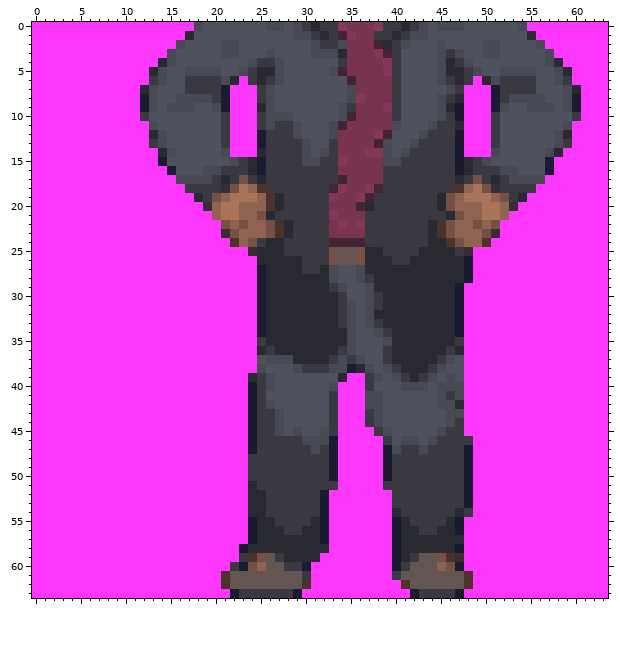
Pixel-art sprite: graphics/samuel_speech/samuel_bottom.png. That is the earlier state.
The file is 64x64 pixels.
Now the later version:
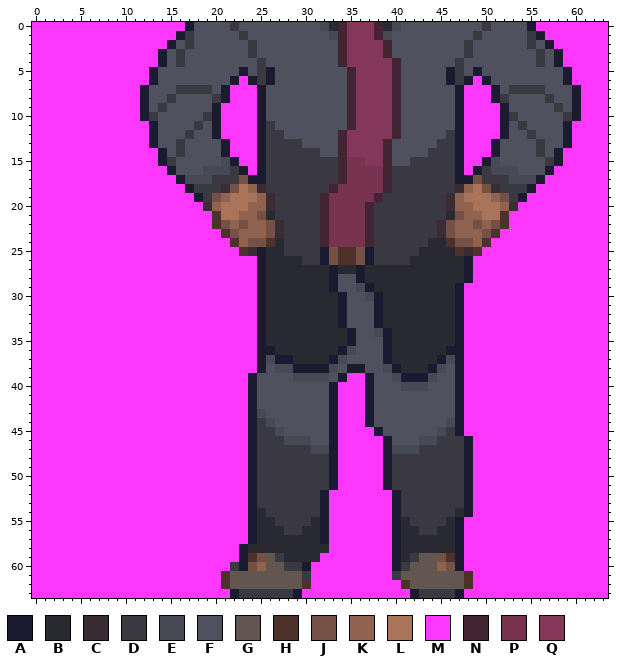
Palette (. is transparent): A #1a1b31  B #292932  C #392c32  D #3a3840  E #474954  F #50515f  G #63554f  H #4c322a  J #755145  K #906350  L #a97459  M #fe37fe  N #432432  P #78334f  Q #843759
Message: Improve Samuel Intro Sprite Add Start to straight arm version
The exact change:
Changed rows in their new state; - is an unchanged pixel.
first column x 12:
 0 -----AF---D---FF-FFFEBNQQQNBEFFF-FFF--D---FA-----
 1 ----AD-----D-----FFFFE--QQNEFFFF-----D-----DA----
 2 ---AFD---FF-D------FFFNQQQQNFF---F--D-FF---DFA---
 3 --AFD----FF-D-F----FFFNQQQ--F----FFFD-FF----DFA--
 4 --AFD-------F-FF------NQQQQ-N----FF-F-------DFA--
 5 -AF--FFFF--AFDAF-----FFNQQQ-N----FADFA--FFFF--FA-
 6 -AF--FFFFFA-ADAF--------QQQQN----FADA-AFFFFF--FA-
 7 AF--D---F----AF--------NQQQQN-----FA----F---D--FA
 8 -F-DFFFF-----AF--------N-QQQN----FFA-----FFFFD-F-
 9 -FDFFF--AM---AF-------FNQQQ-N----FF----MA--FFFDF-
10 AD-----DAM---AFFF-----F-QQQQN----FF----MAD-----DA
11 -A----D-AM---ADFFF---FFNQQQQN---FFFA---MA-D----A-
12 -AF--D--AM------FF---FNQQQ-QN--FFF-----MA--D--FA-
13 -AF-D----A--------F--FNQQQQN--FFF------A----D-FA-
14 --AFD----A---A----DDFFNQQ--N-FFF-------A----DFA--
15 ---D-----EAMM-----DD--N--QQNFF------MMAE-----DA--
16 ---------E-AM---------N----N--------MA-E---------
17 ----A----D--AA-------------N-------AA--D----A----
18 -----A-------C--------P--PPN-------C-------A-----
19 ------A-------CD----NP--PPN------DC-------A------
20 -----------L--CD----N---PN-------DC--L-----------
21 --------H-----------NP---N--------------H--------
22 --------H------CD---N-P-PN------DC------H--------
23 ---------H-----CD---N----N------DC-----H---------
24 -------------JH-----NPPPPN----------J------------
25 -----------H-A------A-HH-AD--------H-H-----------
26 -------------A------A-HH-ADD---------------------
27 ------------------BB-ABBA------------------------
28 ---------------------A--AB-----------------------
29 ---------------------AF-EA-----------------------
30 ----------------------A---A----------------------
31 ----------------------AF-FA----------------------
32 ----------------------AF-FA----------------------
33 ----------------------AF-FA----------------------
34 -----------------------A---A---------------------
35 -------------A---------A---A-------A-------------
36 -------------AA-------A----A------AA-------------
37 -------------A-AA----A-FF--A-----A-A-------------
38 -------------A-EEAAAA-F-AF--A---A--A-------------
39 ------------AFF--EEEE-A--AF--AAA--FA-------------
40 -------------FF------A---A-------FFA-------------
41 -------------F-------A---AF------FFA-------------
42 -------------FF------A---AF------FFA-------------
43 -------------EFF-----A---AF-------FA-------------
44 --------------EF-----A---AF--------A-------------
45 -----------------F--FA----AF-------A-------------
46 ----------------EE-FF------A-FFE----A------------
47 --------------------E--------EED-----------------
48 ------------A------------------------------------
49 ------------A------------------------------------
50 ------------A------------------------------------
51 ------------A--------A-----A---------------------
52 ------------AD--------------A--------------------
53 ------------AD--------------A--------------------
54 ------------A---------------A-------A------------
57 -----------------------------------A-------------
59 -----------A-----------------------A-------------
